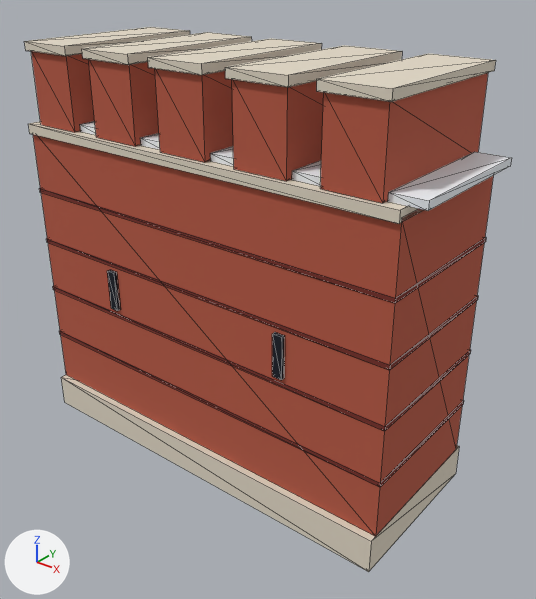
What one commit did to the glTF model public/assets/bld/bld_kremlin_wall.glb.
The view is the same before and after, from a camera (50 mm lens) standing at (6.29, -7.31, 7.05) and looking at (0.43, 0.01, 2.51). Every picture has the same lights, and +X, +Y and +Z are marked at lower left. The first picture is the older version. Mesh edges are drawn as thin lines. Where no turn or scale is listed for an object, it has been applied to the vertices. Vertices at exactly the same position are counted once.

Names of what the first picture shows: 'bld_kremlin_wall'.
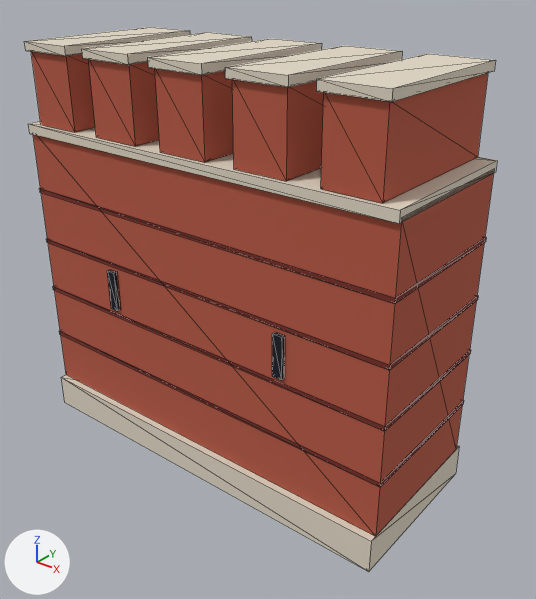
Where the newer file only moved an object's origin or applied its transform, the numbers keep the older frame.

The change, as a diff of the scene's bpy script:
```diff
--- a/public/assets/bld/bld_kremlin_wall.glb.py
+++ b/public/assets/bld/bld_kremlin_wall.glb.py
@@ me_bld_kremlin_wall @@
 # used by ob_bld_kremlin_wall; location = (0.11, 0.0, 2.91)
-me_bld_kremlin_wall.from_pydata(...)  # 192 vertices, 288 faces; spans x -3.12..3.12, y -1.2..1.2, z -2.91..2.91
+me_bld_kremlin_wall.from_pydata(...)  # 152 vertices, 228 faces; spans x -3.12..2.9, y -1.2..1.2, z -2.91..2.91
+# me_bld_kremlin_wall part 1: the loose piece of 8 vertices spanning x -0.93..-0.48, y -1.0..1.0, z 1.78..1.88 is deleted
+# me_bld_kremlin_wall part 2: the loose piece of 8 vertices spanning x -2.13..-1.68, y -1.0..1.0, z 1.78..1.88 is deleted
+# me_bld_kremlin_wall part 3: the loose piece of 8 vertices spanning x 2.67..3.12, y -1.0..1.0, z 1.78..1.88 is deleted
+# me_bld_kremlin_wall part 4: the loose piece of 8 vertices spanning x 1.47..1.92, y -1.0..1.0, z 1.78..1.88 is deleted
+# me_bld_kremlin_wall part 5: the loose piece of 8 vertices spanning x 0.27..0.72, y -1.0..1.0, z 1.78..1.88 is deleted
 me_bld_kremlin_wall.materials.append(mat_palette)
```

Where the change shows, as pixel boxes (x1, y1, x2, y2) in the pictures (536 x 599 px):
'bld_kremlin_wall', reshaped: before (24, 27, 512, 572); after (24, 27, 497, 572)
part 1 of me_bld_kremlin_wall, deleted (mostly hidden): before (141, 133, 160, 150)
part 2 of me_bld_kremlin_wall, deleted (mostly hidden): before (80, 121, 96, 135)
part 3 of me_bld_kremlin_wall, deleted: before (388, 152, 512, 211)
part 4 of me_bld_kremlin_wall, deleted: before (292, 160, 321, 186)
part 5 of me_bld_kremlin_wall, deleted: before (210, 146, 234, 166)
